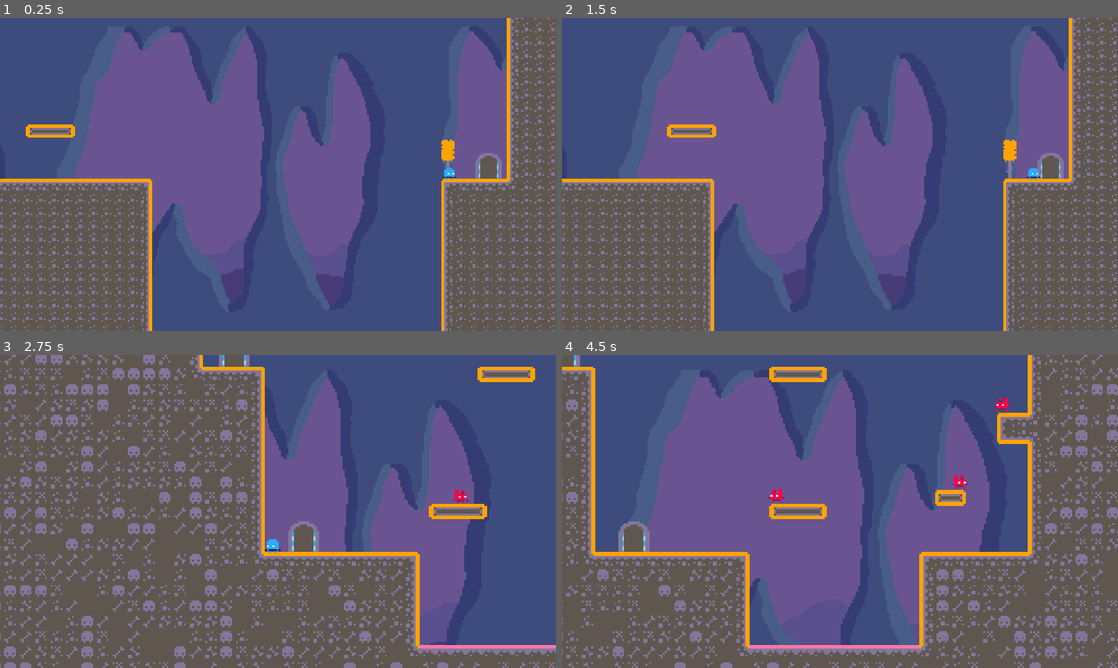
Above: before the commit, frames 1-4 (two rows, left to right).
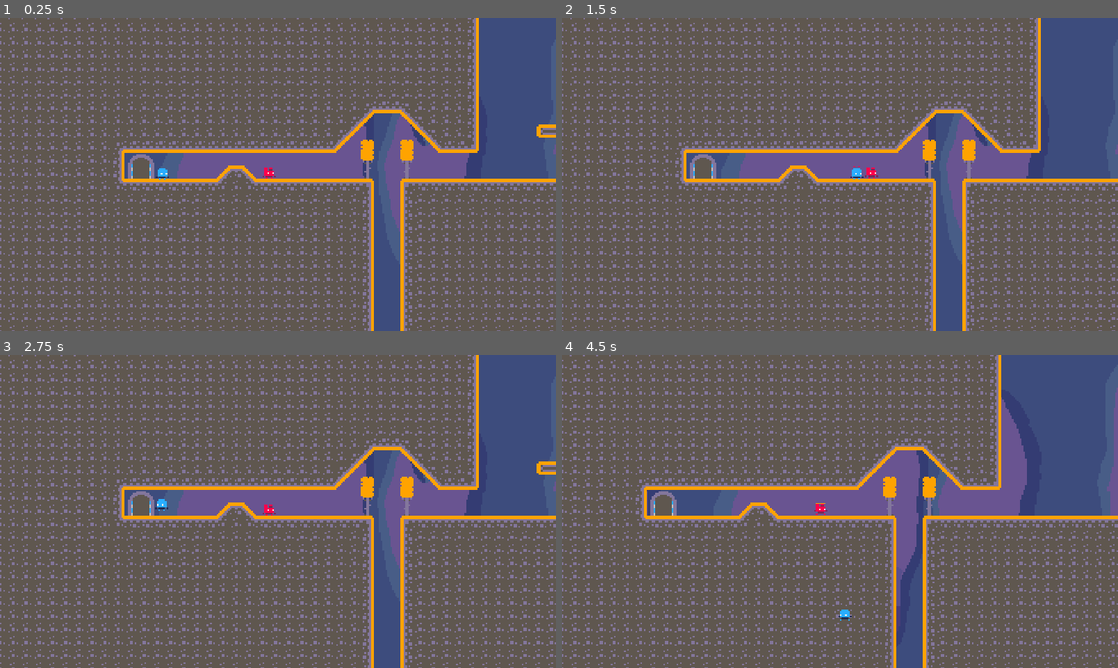
Above: after the commit, the same moments.

Repository: Miles-Miles2/GMTK2024
Game: Godot game, scene res://Scenes/Level_3.tscn
Same seed, same stepped clock (60 frames per second), same inputs: the game is played once before the commit and once after it. This scene is started directly instead of the project's main scene.
Inputs:
- Up to frame 1 (0.25 s): no input
- Up to frame 2 (1.5 s): hold D (move_right) from 0.53 s (still down); tap L (slow_plat) at 0.6 s; tap W (jump) at 0.77 s; tap O (speed_plat) at 1.35 s
- Up to frame 3 (2.75 s): tap W (jump) at 1.52 s; release D (move_right) at 2.03 s; hold A (move_left) from 2.03 s (still down); tap L (slow_plat) at 2.1 s
- Up to frame 4 (4.5 s): release A (move_left) at 2.78 s; hold D (move_right) 2.78-4.28 s; tap O (speed_plat) at 2.85, 4.35 s; tap W (jump) at 3.02, 3.77 s; tap L (slow_plat) at 3.6 s; hold A (move_left) from 4.28 s (still down)

The runs differ from the first frame. In frame 1, 75% of the frame differs, in the area x 0-100%, y 0-100%; in frame 2, 75%; in frame 3, 51%; in frame 4, 73%.

Commit message:
fixed doors again

Diff:
--- a/Scenes/Level_3.tscn
+++ b/Scenes/Level_3.tscn
@@ -18,7 +18,7 @@
 [node name="level_3" type="Node2D"]
 
 [node name="Player" parent="." instance=ExtResource("1_mbebc")]
-position = Vector2(485, 2)
+position = Vector2(-1, 5)
 
 [node name="TileMap" type="TileMap" parent="." groups=["ground"]]
 tile_set = ExtResource("2_p86vd")
@@ -79,7 +79,6 @@
 
 [node name="level_3_exit_door" parent="." instance=ExtResource("9_aqmg4")]
 position = Vector2(509, 0)
-collision_mask = 2
 script = ExtResource("10_cpagp")
 nextScene = "res://Scenes/level_4.tscn"
 
--- a/Scenes/level_1.tscn
+++ b/Scenes/level_1.tscn
@@ -7,7 +7,6 @@
 [ext_resource type="Texture2D" uid="uid://cwy37t7cx65oh" path="res://Assets/BG_0.png" id="5_5nggv"]
 [ext_resource type="Texture2D" uid="uid://bwykwqcq1n32o" path="res://Assets/BG_1.png" id="6_0x5ct"]
 [ext_resource type="PackedScene" uid="uid://c44y78f8gw8m8" path="res://Scenes/exit_door.tscn" id="7_a86a6"]
-[ext_resource type="Script" path="res://Scripts/exit_door.gd" id="8_r3tq8"]
 [ext_resource type="AudioStream" uid="uid://d1eqxr63vwksx" path="res://Audio/SFX/Level_complete SFX.mp3" id="9_0hql5"]
 
 [node name="level1" type="Node2D"]
@@ -63,8 +62,6 @@
 [node name="exit_door" parent="." instance=ExtResource("7_a86a6")]
 position = Vector2(854, 460)
 scale = Vector2(1.2, 1)
-collision_mask = 2
-script = ExtResource("8_r3tq8")
 nextScene = "res://Scenes/level_2.tscn"
 
 [node name="complete" type="AudioStreamPlayer2D" parent="exit_door"]
@@ -77,5 +74,4 @@
 [node name="Slime" parent="." instance=ExtResource("3_12n2v")]
 position = Vector2(817, 502)
 
-[connection signal="body_entered" from="exit_door" to="exit_door" method="_on_body_entered"]
 [connection signal="timeout" from="exit_door/Timer" to="exit_door" method="_on_timer_timeout"]
--- a/Scenes/level_2.tscn
+++ b/Scenes/level_2.tscn
@@ -1,6 +1,4 @@
-
 [gd_scene load_steps=10 format=3 uid="uid://cd8v7pne408sd"]
-
 
 [ext_resource type="PackedScene" uid="uid://dhgatk0xaee0v" path="res://Scenes/player.tscn" id="1_q2gf5"]
 [ext_resource type="TileSet" uid="uid://cvybiv4kqocla" path="res://Tileset/pico8.tres" id="2_im67o"]
@@ -10,8 +8,6 @@
 [ext_resource type="PackedScene" uid="uid://dbtjv0mgurp8l" path="res://Scenes/Platform copy.tscn" id="7_82weu"]
 [ext_resource type="Script" path="res://Scripts/platform_VERTICAL.gd" id="8_hk6r5"]
 [ext_resource type="PackedScene" uid="uid://c44y78f8gw8m8" path="res://Scenes/exit_door.tscn" id="8_smppj"]
-
-
 [ext_resource type="AudioStream" uid="uid://d1eqxr63vwksx" path="res://Audio/SFX/Level_complete SFX.mp3" id="10_qyjai"]
 
 [node name="Node2D" type="Node2D"]
@@ -74,7 +70,6 @@
 [node name="exit_door" parent="." instance=ExtResource("8_smppj")]
 position = Vector2(107, -128)
 scale = Vector2(1.2, 1)
-collision_mask = 2
 nextScene = "res://Scenes/Level_3.tscn"
 
 [node name="complete" type="AudioStreamPlayer2D" parent="exit_door"]
@@ -84,5 +79,4 @@
 [node name="Timer" type="Timer" parent="exit_door"]
 wait_time = 1.5
 
-
 [connection signal="timeout" from="exit_door/Timer" to="exit_door" method="_on_timer_timeout"]
--- a/Scenes/level_4.tscn
+++ b/Scenes/level_4.tscn
@@ -84,6 +84,7 @@
 
 [node name="exit_door" parent="." instance=ExtResource("9_u3l80")]
 position = Vector2(-16, -104)
+nextScene = "res://Scenes/level_5.tscn"
 
 [node name="complete" type="AudioStreamPlayer2D" parent="exit_door"]
 stream = ExtResource("10_mmpyt")
--- a/Scenes/level_5.tscn
+++ b/Scenes/level_5.tscn
@@ -1,6 +1,4 @@
-
-[gd_scene load_steps=14 format=3 uid="uid://db4h8hepgkl2i"]
-
+[gd_scene load_steps=13 format=3 uid="uid://dgrqm333p3631"]
 
 [ext_resource type="Script" path="res://Scripts/CameraMove.gd" id="1_17t8r"]
 [ext_resource type="TileSet" uid="uid://cvybiv4kqocla" path="res://Tileset/pico8.tres" id="1_bvt1c"]
@@ -12,7 +10,6 @@
 [ext_resource type="Texture2D" uid="uid://cg40v0qsasp1a" path="res://Tileset/tilemap_packed.png" id="7_7a2gc"]
 [ext_resource type="PackedScene" uid="uid://dhgatk0xaee0v" path="res://Scenes/player.tscn" id="8_8ojt5"]
 [ext_resource type="PackedScene" uid="uid://c44y78f8gw8m8" path="res://Scenes/exit_door.tscn" id="10_co1mt"]
-[ext_resource type="Script" path="res://Scripts/exit_door.gd" id="11_hr1n7"]
 [ext_resource type="AudioStream" uid="uid://d1eqxr63vwksx" path="res://Audio/SFX/Level_complete SFX.mp3" id="12_v44b7"]
 
 [sub_resource type="RectangleShape2D" id="RectangleShape2D_1t7aj"]
@@ -80,7 +77,6 @@
 [node name="vertical" parent="Platforms" groups=["Platforms"] instance=ExtResource("5_nsc58")]
 position = Vector2(10, -9)
 script = ExtResource("6_yuvtf")
-speed = 180
 y_min = -40.0
 y_max = 0.0
 
@@ -90,26 +86,22 @@
 
 [node name="horizontal2" parent="Platforms" groups=["Platforms"] instance=ExtResource("5_nsc58")]
 position = Vector2(204, -133)
-speed = 150
 x_min = -3.0
 x_max = 3.0
 
 [node name="horizontal3" parent="Platforms" groups=["Platforms"] instance=ExtResource("5_nsc58")]
 position = Vector2(163, -166)
-speed = 150
 x_min = -3.0
 x_max = 3.0
 
 [node name="horizontal4" parent="Platforms" groups=["Platforms"] instance=ExtResource("5_nsc58")]
 position = Vector2(204, -203)
-speed = 150
 x_min = -3.0
 x_max = 3.0
 
 [node name="vertical2" parent="Platforms" groups=["Platforms"] instance=ExtResource("5_nsc58")]
 position = Vector2(163, -232)
 script = ExtResource("6_yuvtf")
-speed = 180
 y_min = -40.0
 y_max = 0.0
 
@@ -124,9 +116,6 @@
 [node name="exit_door" parent="." instance=ExtResource("10_co1mt")]
 position = Vector2(324, -312)
 scale = Vector2(1.2, 1)
-collision_mask = 2
-script = ExtResource("11_hr1n7")
-nextScene = "res://Scenes/title.tscn"
 
 [node name="complete" type="AudioStreamPlayer2D" parent="exit_door"]
 stream = ExtResource("12_v44b7")
@@ -135,5 +124,4 @@
 [node name="Timer" type="Timer" parent="exit_door"]
 wait_time = 1.5
 
-[connection signal="body_entered" from="exit_door" to="exit_door" method="_on_body_entered"]
 [connection signal="timeout" from="exit_door/Timer" to="exit_door" method="_on_timer_timeout"]
--- a/Scenes/player.tscn
+++ b/Scenes/player.tscn
@@ -132,7 +132,7 @@
 
 [node name="jumpSFX" type="AudioStreamPlayer2D" parent="."]
 stream = ExtResource("3_x1lgl")
-volume_db = -13.0
+volume_db = -20.0
 bus = &"SFX"
 
 [node name="Area2D" type="Area2D" parent="."]
Not shown: 1 places in Scenes/level_1.tscn that only renumber resources
Not shown: 1 places in Scenes/level_4.tscn that only renumber resources
